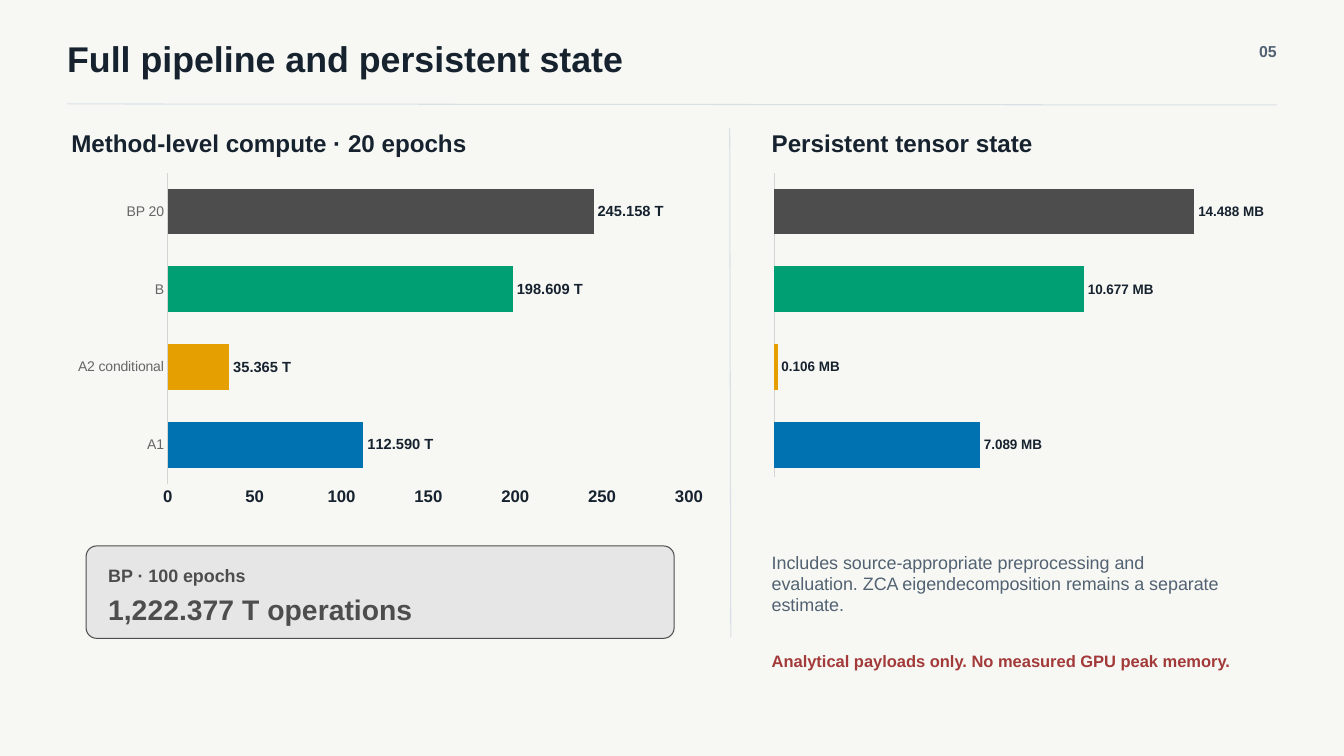
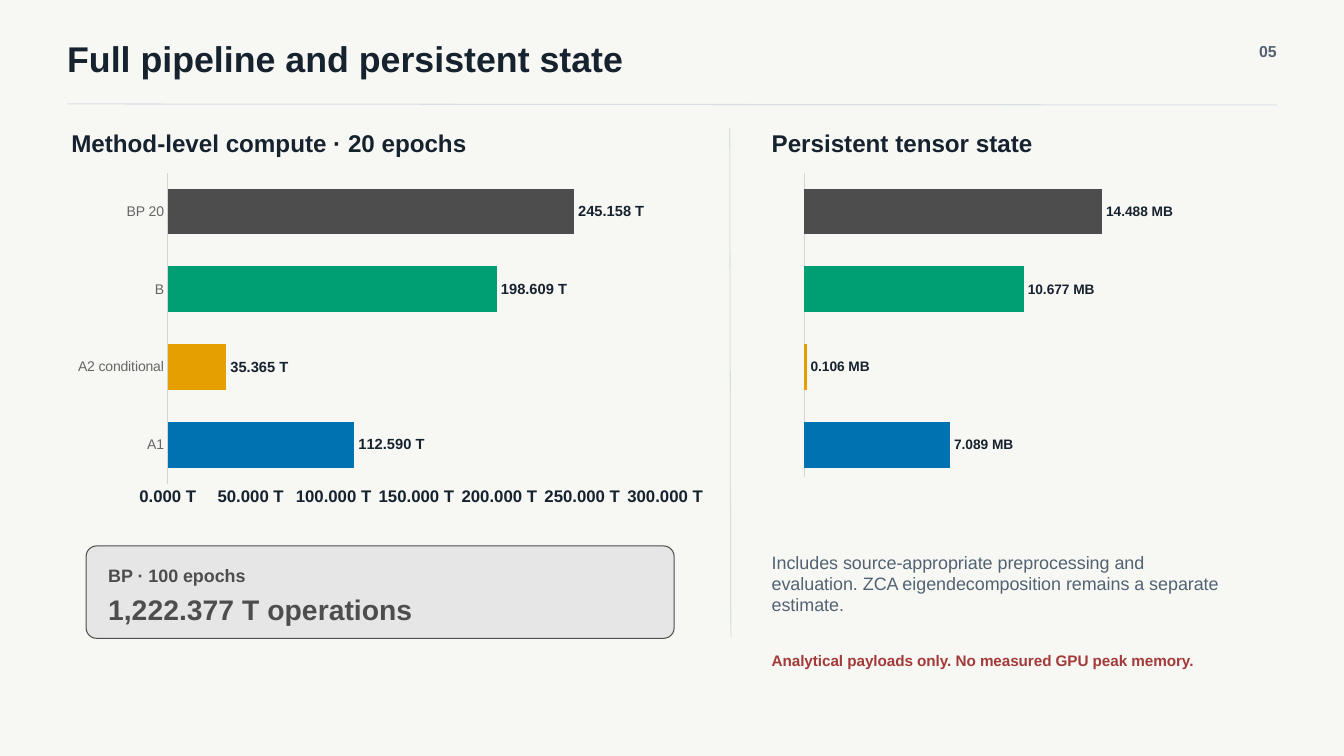
Before and after one commit to Shayshoon/HebbianCNNPyTorch, a slide deck: slide 5 of presentation/Hebbian_CNN_Compute_Comparison.pptx. Drawn at 1344x756 pixels with LibreOffice and Linux fonts; fonts in the diff are those of the drawing. Boxes give left, top, right and bottom in pixels: in the first picture for what was removed or moved away, otherwise in the second. Text is boxed around its words. In the diff, an @@ line names an element or a change of style, - is before the commit and + after.

```diff
--- a/presentation/Hebbian_CNN_Compute_Comparison.pptx
+++ b/presentation/Hebbian_CNN_Compute_Comparison.pptx
@@ bar chart at (66,166,717,513) @@
@@ category axis changed @@
@@ value axis changed @@
@@ bar chart at (760,166,1264,513) @@
@@ category axis changed @@
@@ value axis changed @@
@@ text "Analytical payloads only. No measured ..." at (772,655,1193,669): size 11.8 to 10.9 pt @@
```
Also in this commit, not shown: 5 other slides changed, 8 other files.
